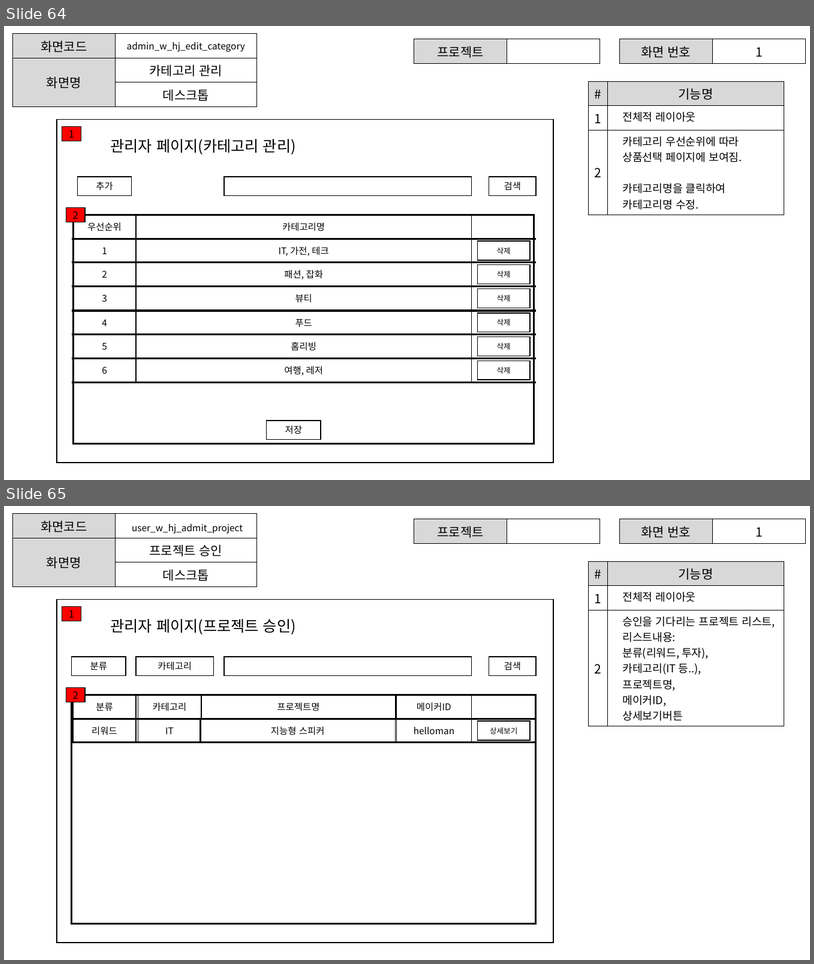
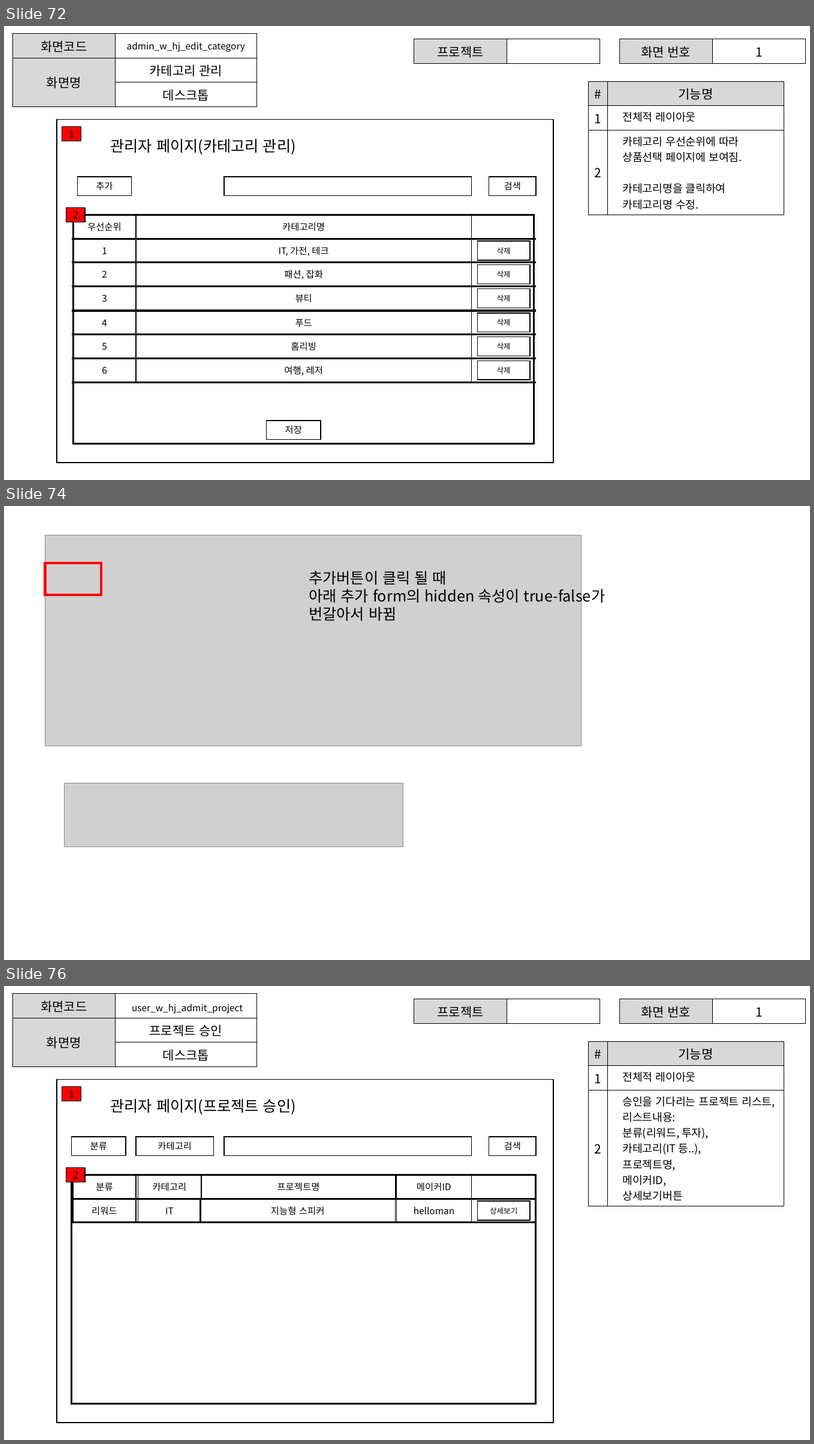
Before and after one commit to ezenteam2/EzenCrowdFunding, a slide deck: project03 화면설계서/project03 - 화면 설계서 - 형준.pptx. Shown one above the other, each under a label of ours: slides 64 and 65 before the commit, slides 72, 74 and 76 after it; the slides between them are not shown. The pictures are 814x964 and 814x1444 pixels, drawn with LibreOffice and Linux fonts; fonts in the diff are those of the drawing; grey boxes stand for pictures. Boxes give left, top, right and bottom in pixels: in the first picture for what was removed or moved away, otherwise in the second. Text is boxed around its words. In the diff, an @@ line names an element or a change of style, - is before the commit and + after.

```diff
--- a/project03 화면설계서/project03 - 화면 설계서 - 형준.pptx
+++ b/project03 화면설계서/project03 - 화면 설계서 - 형준.pptx
@@ slide 74 added at (x1=4, y1=506, x2=810, y2=960), background #FFFFFF @@
@@ picture added at (x1=45, y1=535, x2=582, y2=746) @@
@@ rectangle added at (x1=45, y1=563, x2=101, y2=595), outline #FF0000 3 pt @@
@@ text added at (x1=309, y1=571, x2=605, y2=621), 18 pt, text #000000 @@
+추가버튼이 클릭 될 때
+아래 추가 form의 hidden 속성이 true-false가 번갈아서 바뀜
@@ picture added at (x1=65, y1=783, x2=403, y2=847) @@
@@ what was slide 64 is now slide 72 @@
@@ what was slide 65 is now slide 76 @@
```
Also in this commit, not shown: 10 other slides added, 1 other file.
